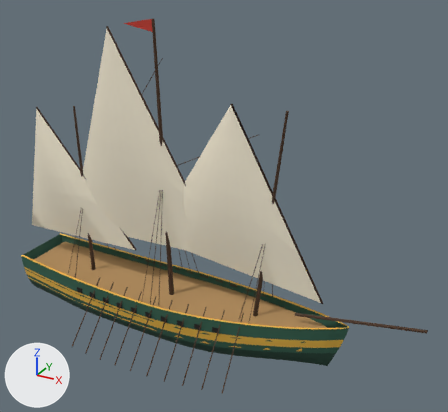
What one commit did to the glTF model public/models/ships/xebec.glb.
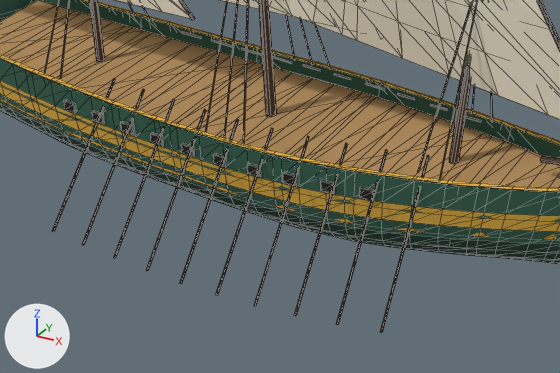
There are two pictures of each version: one whole from a camera (50 mm lens) standing at (27.5, -40.1, 31.7) and looking at (4.9, 0.8, 11.2), one close up on the part from 11% to 68% of the width and 59% to 100% of the height. Arrows for +X, +Y and +Z are at lower left; the lights stay in place. The first two pictures are the older version. The close-ups show mesh edges as thin lines. Where no turn or scale is listed for an object, it has been applied to the vertices. Vertices at exactly the same position are counted once.

In view in the first close-up: 'LOD0_Body', 'LOD0_m0_AftSail', 'LOD1_Body', 'LOD1_m0_AftSail', 'LOD1_m2_AftSail', 'LOD2_Body', 'LOD2_m0_AftSail' and 4 more.
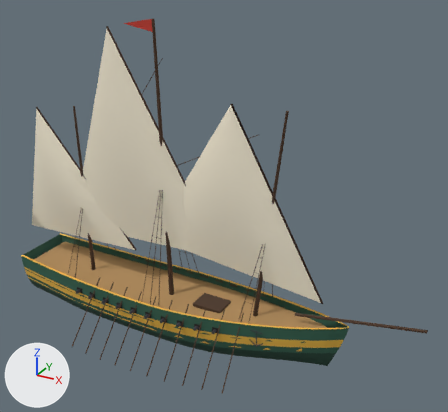
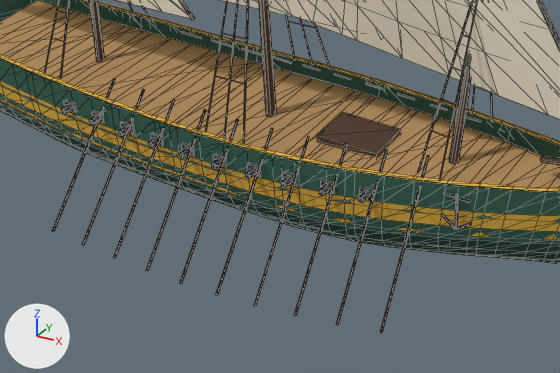
Changed parts and their boxes [x1, y1, x2, y2] in the close-ups (560 x 373 px):
part 1 of me_lod0_body, added: after [61, 104, 72, 114]
part 2 of me_lod0_body, added: after [89, 115, 100, 125]
part 3 of me_lod0_body, added: after [118, 126, 127, 137]
part 4 of me_lod0_body, added: after [148, 137, 158, 148]
part 5 of me_lod0_body, added: after [179, 148, 189, 159]
part 6 of me_lod0_body, added: after [211, 158, 222, 169]
part 7 of me_lod0_body, added: after [245, 168, 256, 179]
part 8 of me_lod0_body, added: after [281, 177, 292, 188]
part 9 of me_lod0_body, added: after [319, 184, 330, 196]
part 10 of me_lod0_body, added: after [358, 191, 370, 203]
part 11 of me_lod0_body, added: after [455, 194, 458, 229]
part 12 of me_lod0_body, added: after [443, 193, 470, 203]
part 13 of me_lod0_body, added: after [217, 21, 472, 230]

The change, as a list of edits to the scene's bpy script:
```text
Change me_lod0_body:
    used by ob_lod0_body; location = (0.0, 0.0, 0.0)
    remove me_lod0_body.from_pydata(...)  # 1206 vertices, 1735 faces; spans x -15.6..22.3, y -8.0..8.0, z -2.0..25.8
    add me_lod0_body.from_pydata(...)  # 1738 vertices, 2447 faces; spans x -15.6..22.3, y -8.0..8.0, z -2.0..25.8
    me_lod0_body part 1: a new loose piece, a 5-sided cut cone along y (radius 0.14 at the low end, 0.16 at the high end) spanning x -7.99..-7.69, y -3.83..-3.38, z 1.52..1.83, in mat_xebec_atlas_mat (picture img_xebec_atlas)
    me_lod0_body part 2: a new loose piece, a 5-sided cut cone along y (radius 0.14 at the low end, 0.16 at the high end) spanning x -6.43..-6.13, y -3.9..-3.45, z 1.47..1.79, in mat_xebec_atlas_mat (picture img_xebec_atlas)
    me_lod0_body part 3: a new loose piece, a 5-sided cut cone along y (radius 0.14 at the low end, 0.16 at the high end) spanning x -4.88..-4.58, y -3.96..-3.51, z 1.44..1.76, in mat_xebec_atlas_mat (picture img_xebec_atlas)
    me_lod0_body part 4: a new loose piece, a 5-sided cut cone along y (radius 0.14 at the low end, 0.16 at the high end) spanning x -3.32..-3.02, y -4.0..-3.55, z 1.43..1.74, in mat_xebec_atlas_mat (picture img_xebec_atlas)
    me_lod0_body part 5: a new loose piece, a 5-sided cut cone along y (radius 0.14 at the low end, 0.17 at the high end) spanning x -1.76..-1.46, y -4.03..-3.58, z 1.43..1.74, in mat_xebec_atlas_mat (picture img_xebec_atlas)
    me_lod0_body part 6: a new loose piece, a 5-sided cut cone along y (radius 0.14 at the low end, 0.17 at the high end) spanning x -0.19..0.11, y -4.04..-3.59, z 1.44..1.75, in mat_xebec_atlas_mat (picture img_xebec_atlas)
    me_lod0_body part 7: a new loose piece, a 5-sided cut cone along y (radius 0.14 at the low end, 0.17 at the high end) spanning x 1.38..1.68, y -3.99..-3.54, z 1.47..1.78, in mat_xebec_atlas_mat (picture img_xebec_atlas)
    me_lod0_body part 8: a new loose piece, a 5-sided cut cone along y (radius 0.14 at the low end, 0.17 at the high end) spanning x 2.96..3.25, y -3.88..-3.43, z 1.52..1.83, in mat_xebec_atlas_mat (picture img_xebec_atlas)
    me_lod0_body part 9: a new loose piece, a 5-sided cut cone along y (radius 0.14 at the low end, 0.16 at the high end) spanning x 4.54..4.84, y -3.71..-3.26, z 1.58..1.9, in mat_xebec_atlas_mat (picture img_xebec_atlas)
    me_lod0_body part 10: a new loose piece, a 5-sided cut cone along y (radius 0.14 at the low end, 0.16 at the high end) spanning x 6.14..6.44, y -3.48..-3.03, z 1.66..1.98, in mat_xebec_atlas_mat (picture img_xebec_atlas)
    me_lod0_body part 11: a new loose piece, a 5-sided cylinder along z spanning x 9.68..9.779, y -2.518..-2.423, z 1.102..2.602, in mat_xebec_atlas_mat (picture img_xebec_atlas)
    me_lod0_body part 12: a new loose piece, a 5-sided cylinder along x spanning x 9.205..10.255, y -2.519..-2.433, z 2.437..2.518, in mat_xebec_atlas_mat (picture img_xebec_atlas)
    me_lod0_body part 13: 224 vertices added at x -0.8..10.4, y -2.6..2.6, z 1.1..11.5
    other edits to the shape of me_lod0_body do not show in these pictures
```
